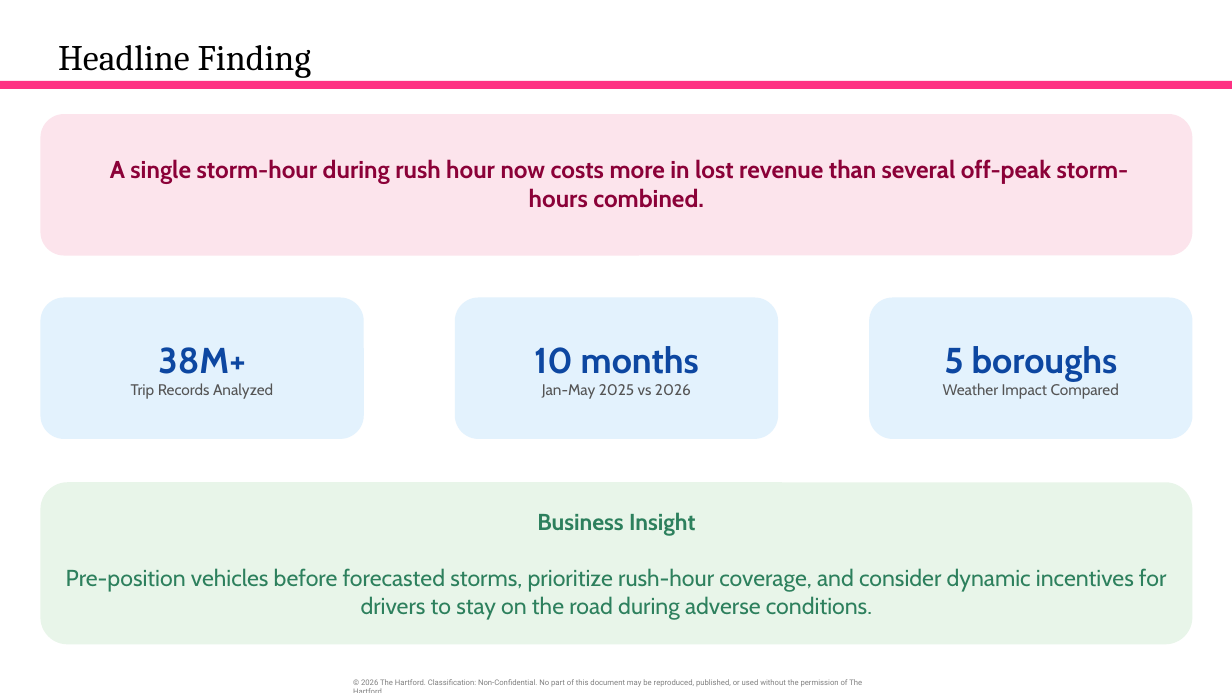
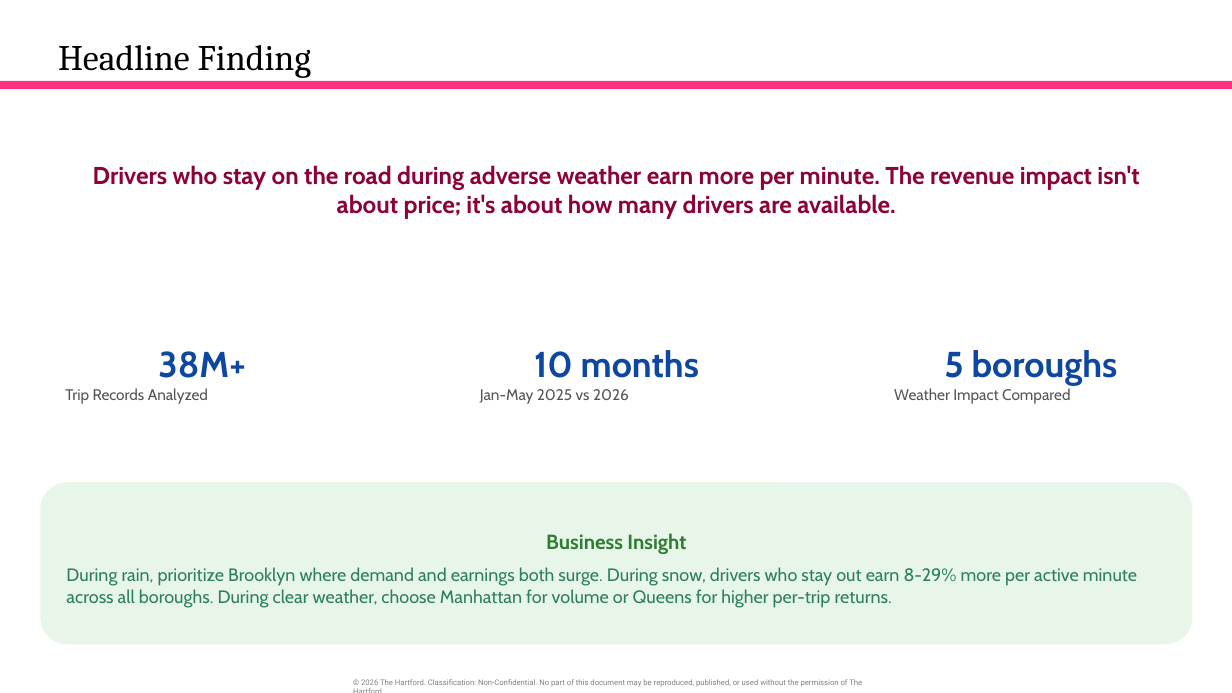
Before and after one commit to orlandojmarin/nyc-taxi-capstone, a slide deck: slide 5 of docs/Capstone_Presentation (10).pptx. Drawn at 1232x693 pixels with LibreOffice and Linux fonts; fonts in the diff are those of the drawing. Boxes give left, top, right and bottom in pixels: in the first picture for what was removed or moved away, otherwise in the second. Text is boxed around its words. In the diff, an @@ line names an element or a change of style, - is before the commit and + after.

Commit message:
Update headline finding (slide 5) and AI disclosure (slide 21)
Slide 5: new headline emphasizing per-minute earnings insight,
updated business insight with weather-specific driver strategies.

Slide 21: filled in AI disclosure with Claude Code usage across
pipeline, Streamlit, and presentation work. Includes corrections
section documenting what was caught and fixed.

```diff
--- a/docs/Capstone_Presentation (10).pptx
+++ b/docs/Capstone_Presentation (10).pptx
@@ 4 texts: place and size @@
-4 texts at <box>41,114,1193,439</box>
+4 texts at <box>65,165,1139,404</box>
@@ text "Drivers who stay on the ..." at <box>93,165,1139,219</box>: fill #FCE4EC to none @@
@@ text at <box>93,165,1139,219</box>: text changed @@
-A single storm-hour during rush hour now costs more in lost revenue than several off-peak storm-hours combined.
+Drivers who stay on the road during adverse weather earn more per minute. The revenue impact isn't about price; it's about how many drivers are available.
@@ fill #E3F2FD to none in 3 elements at <box>65,351,245,404</box>, <box>480,350,699,404</box>, <box>894,350,1118,404</box> @@
@@ text at <box>65,388,208,404</box>: alignment centre to left @@
@@ text at <box>480,389,629,404</box>: alignment centre to left @@
@@ text at <box>894,388,1070,404</box>: alignment centre to left @@
@@ text in rounded rectangle at <box>546,533,686,554</box>: size 18 to 16 pt, text colour #2D805D to #2E7D32 in "Business Insight" @@
@@ text in rounded rectangle at <box>66,567,1137,608</box>: text changed; size 18 to 14 pt @@
-Pre-position vehicles before forecasted storms, prioritize rush-hour coverage, and consider dynamic incentives for drivers to stay on the road during adverse conditions.
+During rain, prioritize Brooklyn where demand and earnings both surge. During snow, drivers who stay out earn 8-29% more per active minute across all boroughs. During clear weather, choose Manhattan for volume or Queens for higher per-trip returns.
```
Also in this commit, not shown: 1 other slide changed.
